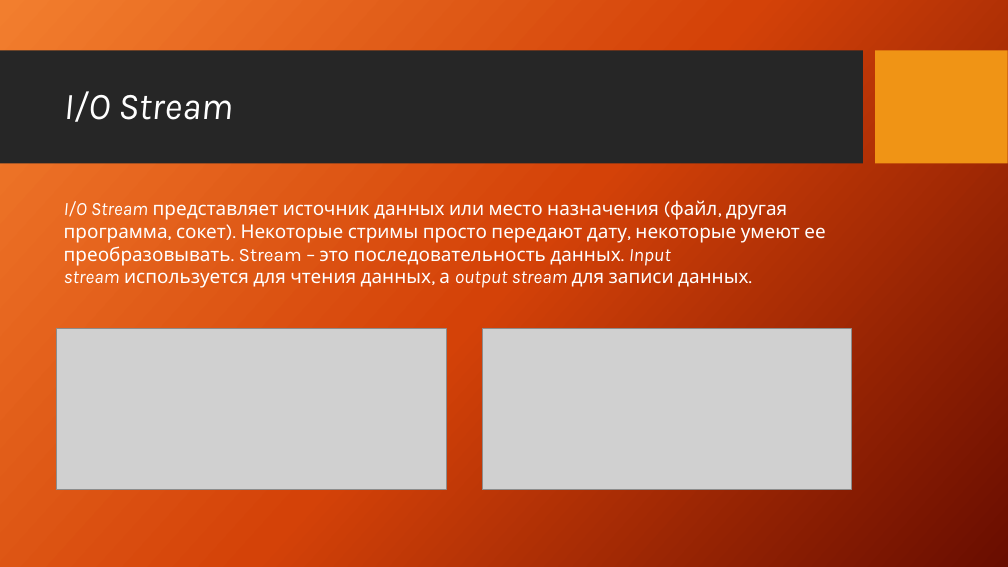
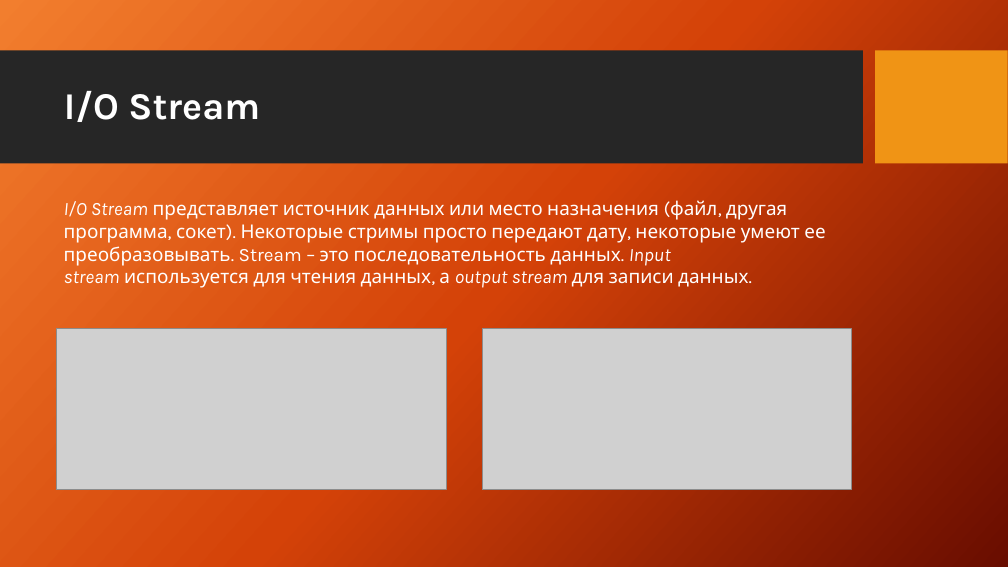
Before and after one commit to XLelarX/Courses, a slide deck: slide 2 of io/presentation.pptx. Drawn at 1008x567 pixels with LibreOffice and Linux fonts; fonts in the diff are those of the drawing; grey boxes stand for pictures; background and template pictures are left out. Boxes give left, top, right and bottom in pixels: in the first picture for what was removed or moved away, otherwise in the second. Text is boxed around its words. In the diff, an @@ line names an element or a change of style, - is before the commit and + after.

```diff
--- a/io/presentation.pptx
+++ b/io/presentation.pptx
@@ title "I/O Stream" at bbox=[64, 91, 260, 122]: bold on, italic off @@
```
Also in this commit, not shown: 11 other slides changed, 9 slides added, 4 other files.
